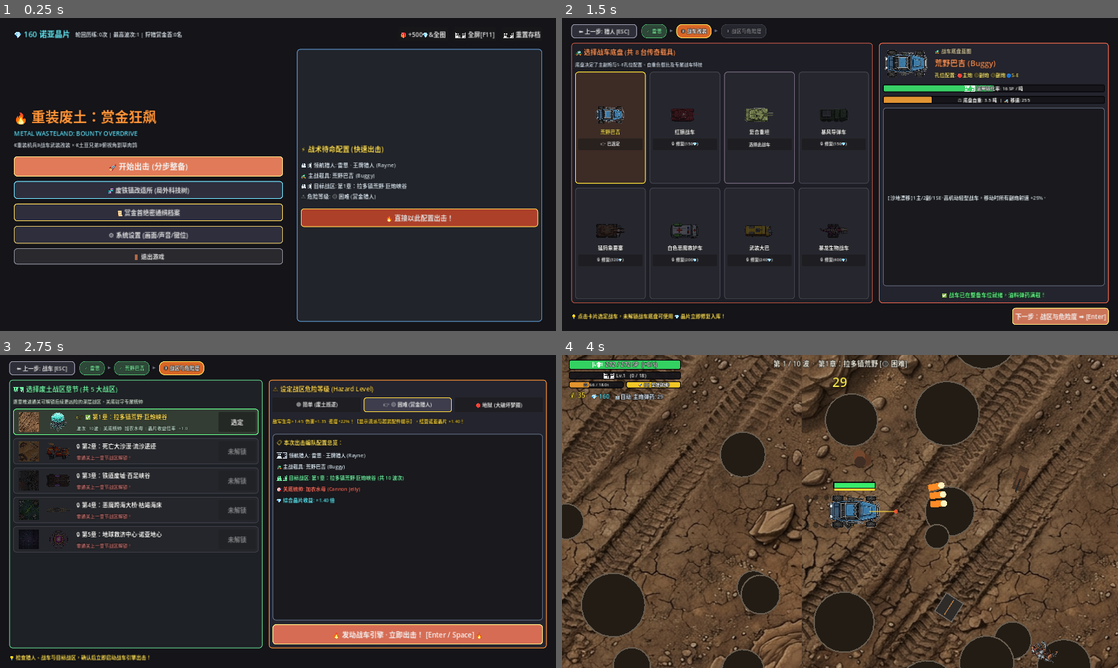
Above: before the commit, frames 1-4 (two rows, left to right).
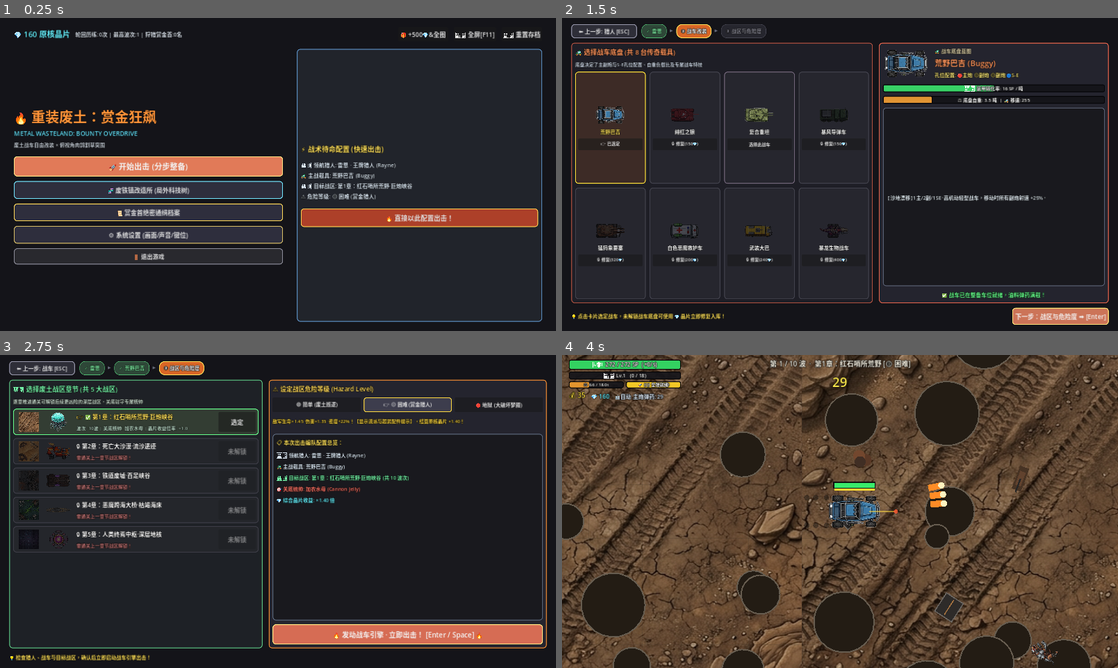
Above: after the commit, the same moments.

Repository: kengkong0/metal-wasteland-godot
Game: Godot game, scene res://scenes/Main.tscn
The game is run twice, just before and just after one commit, with the same random seed, the same clock (stepped at 60 frames per second) and the same inputs.
Inputs (mouse positions are in pixels of both pictures, inside the frame that each line leads up to):
- Up to frame 1 (0.25 s): no input
- Up to frame 2 (1.5 s): click "🚀 开始出击 (分步整备)" at 0.5 s; click "下一步：战车整备 ➡️ [Enter]" at 1.25 s
- Up to frame 3 (2.75 s): click "下一步：战区与危险度 ➡️ [Enter]" at 2 s
- Up to frame 4 (4 s): click "🔥 发动战车引擎 · 立即出击！ [Enter / Spa…" at 2.75 s; tap Enter (ui_accept) at 3.5, 3.77 s; move the mouse to (962, 495) at 3.52 s; hold D (move_right) from 3.53 s (still down); tap Q (all_out_attack) at 3.6 s; click (962, 495) at 3.67 s

The runs differ from the first frame. In frame 1, 0.5% of the frame differs, in the area x 2-75%, y 3-55%; in frame 2, less than 0.1%; in frame 3, 0.4%; in frame 4, 0.4%.

Commit message:
refactor(ip-safety): replace metal max proprietary names with original sci-fi lore (Crimson Wolf, Master Omega Core, Dr. Tesla, Max dog)

Diff:
--- a/project.godot
+++ b/project.godot
@@ -11,7 +11,7 @@
 [application]
 
 config/name="重装废土：赏金狂飙 (Metal Wasteland: Bounty Overdrive)"
-config/description="《重装机兵》战车改装与赏金首狩猎 × 《土豆兄弟》俯视角波次割草肉鸽"
+config/description="废土战车自由改装与赏金首狩猎 × 俯视角波次割草肉鸽"
 run/main_scene="res://scenes/Main.tscn"
 config/features=PackedStringArray("4.2", "Forward Plus")
 config/icon="res://icon.svg"
--- a/scripts/autoload/GameData.gd
+++ b/scripts/autoload/GameData.gd
@@ -2,7 +2,7 @@
 ## 《重装废土：赏金狂飙》 - 核心配置与图鉴数据库 (对应 GDD v1.0)
 ## 包含：6大猎人、8大底盘、武器库(主炮/副炮/S-E/Boss专属红武)、引擎库、C装置库、6大羁绊、10大赏金首。
 
-const RARITY_NAMES: Array = ["普通(★1)", "精良(★2)", "稀有(★3)", "史诗(★4)", "红狼传奇(★5)", "【神话超武(★6)】"]
+const RARITY_NAMES: Array = ["普通(★1)", "精良(★2)", "稀有(★3)", "史诗(★4)", "绯红传奇(★5)", "【神话超武(★6)】"]
 const RARITY_COLORS: Array = [
 	Color(0.82, 0.82, 0.82), # ★1 白
 	Color(0.35, 0.88, 0.45), # ★2 绿
@@ -116,8 +116,8 @@
 		"char_name": "雷恩 (Rayne)",
 		"title": "废土红鹰 · 主炮寻宝专家",
 		"quote": "“只要战车的引擎还在跳动，荒原上就没有我追不上的赏金首！”",
-		"bio": "在钢铁与风沙中长大的热血赤发少年。为了寻找失踪的父亲以及传说中击溃超级计算机诺亚的‘红狼’战车，他驾驶着由废铁手工打磨拼装的巴吉越野车踏上荒漠。凭借天生敏锐的直觉，他能在极限绝境中捕捉到赏金首的装甲弱点与地下埋藏的金属宝箱。",
-		"recommended_chassis": "荒野巴吉 (Buggy) / 艾布拉姆斯 (Abrams)",
+		"bio": "在钢铁与风沙中长大的热血赤发少年。为了寻找失踪的父亲以及传说中击溃终末智脑的‘绯红孤狼’战车，他驾驶着由废铁手工打磨拼装的巴吉越野车踏上荒漠。凭借天生敏锐的直觉，他能在极限绝境中捕捉到赏金首的装甲弱点与地下埋藏的金属宝箱。",
+		"recommended_chassis": "荒野巴吉 (Buggy) / 复合重坦 (Abrams)",
 		"trait_tags": ["主炮高爆", "赏金宝箱", "热血少年"],
 		"unlock_cost": 0,
 		"color": Color(0.95, 0.65, 0.20),
@@ -131,12 +131,12 @@
 	},
 	"lone_wolf": {
 		"id": "lone_wolf",
-		"name": "克莱因 · 红狼传人 (Klein)",
+		"name": "克莱因 · 绯红孤狼 (Klein)",
 		"char_name": "克莱因 (Klein)",
-		"title": "绯红孤狼 · 极限单主炮狙击手",
-		"quote": "“闪开。红狼的炮火从不落空，这一击会把整座要塞撕成碎片。”",
-		"bio": "身裹染血深红防风斗篷的冷冽赏金猎人。黑发赤瞳，沉默少言，贯彻‘一发入魂’的绝对炮术美学。传闻他曾在雷鸣要塞一人一车击落三架诺亚近地巡航艇。当他如狼般的血色眼眸锁定目标时，死亡倒计时便已开始。",
-		"recommended_chassis": "红狼战车 (R-Wolf) / 暴龙双炮车 (Tyrannos)",
+		"title": "绯红死神 · 极限单主炮狙击手",
+		"quote": "“闪开。绯红孤狼的炮火从不落空，这一击会把整座要塞撕成碎片。”",
+		"bio": "身裹染血深红防风斗篷的冷冽赏金猎人。黑发赤瞳，沉默少言，贯彻‘一发入魂’的绝对炮术美学。传闻他曾在雷鸣要塞一人一车击落三架近地巡航战舰。当他如狼般的血色眼眸锁定目标时，死亡倒计时便已开始。",
+		"recommended_chassis": "绯红之狼 (Crimson-Wolf) / 暴龙双炮车 (Tyrannos)",
 		"trait_tags": ["单炮极致", "超高暴击", "冷酷孤狼"],
 		"unlock_cost": 120,
 		"color": Color(0.92, 0.22, 0.18),
@@ -175,7 +175,7 @@
 		"title": "东洋修罗 · 机械外骨骼肉搏大师",
 		"quote": "“东方武道的终极奥义——这一拳，连百吨主战坦克也能彻底击穿！”",
 		"bio": "来自隐秘东方避难所的古武道传人。身着融合了高弹纳米纤维的无袖战术旗袍，双臂配备重工业碳纤维格斗外骨骼。性格英气豪爽，坚信人类血肉之躯在极限锤炼与东方内劲加持下，不仅能凌驾于冰冷的钢铁之上，甚至能将战车视作发射飞踢的弹药！",
-		"recommended_chassis": "荒野巴吉 (Buggy) / 导弹战车 (Missile Carrier)",
+		"recommended_chassis": "荒野巴吉 (Buggy) / 暴风导弹车 (Missile Carrier)",
 		"trait_tags": ["肉搏飞踢", "自爆核击", "飒爽英气"],
 		"unlock_cost": 160,
 		"color": Color(0.95, 0.40, 0.65),
@@ -189,11 +189,11 @@
 	},
 	"pochi": {
 		"id": "pochi",
-		"name": "波奇 · 生化柴犬 (Pochi)",
-		"char_name": "波奇 (Pochi)",
+		"name": "麦克斯 · 战术柴犬 (Max)",
+		"char_name": "麦克斯 (Max)",
 		"title": "荒原神犬 · 敏捷突袭与基因吞噬",
-		"quote": "“汪呜！(柴犬警惕地立起耳朵，背上的微型加特林发出清脆的上膛声)”",
-		"bio": "明奇博士最引以为傲的生化奇迹改造萌宠。一只眼神聪明机警、毛发蓬松金黄的秋田柴犬，脖子上戴着红色冒险围巾与风镜。背部搭载高科技轻量化旋转加特林机枪，拥有远超普通猎犬的极速飞奔能力与惊人的基因吞噬本能，是废土每位老猎人梦寐以求的灵魂战友。",
+		"quote": "“汪呜！(麦克斯警惕地立起耳朵，背上的微型加特林发出清脆的上膛声)”",
+		"bio": "特斯拉博士最引以为傲的生化奇迹改造萌宠。一只眼神聪明机警、毛发蓬松金黄的秋田柴犬，脖子上戴着红色冒险围巾与风镜。背部搭载高科技轻量化旋转加特林机枪，拥有远超普通猎犬的极速飞奔能力与惊人的基因吞噬本能，是废土每位老猎人梦寐以求的灵魂战友。",
 		"recommended_chassis": "武装大巴 (Battle Bus) / 荒野巴吉 (Buggy)",
 		"trait_tags": ["极速游击", "基因成长", "萌系战犬"],
 		"unlock_cost": 220,
@@ -212,8 +212,8 @@
 		"char_name": "伊戈尔 (Igor)",
 		"title": "雷法秘术 · 元素异常与电击傀儡",
 		"quote": "“电极已就绪……呵呵，愿九天雷霆与高压电弧超度尔等机械残骸。”",
-		"bio": "随身悬挂神秘符文电极管的银发紫瞳少年，明奇博士唯一的亲传炼金术士兼东方雷法修习者。性格优雅慵懒却心怀玄机，擅长将古老东方五行雷火与现代赛博生化科技交织。谈笑间即可召唤布满特斯拉电弧的高压僵尸傀儡，将整座机械兽潮化为灰烬。",
-		"recommended_chassis": "导弹战车 (Missile Carrier) / 艾布拉姆斯 (Abrams)",
+		"bio": "随身悬挂神秘符文电极管的银发紫瞳少年，特斯拉博士唯一的亲传炼金术士兼东方雷法修习者。性格优雅慵懒却心怀玄机，擅长将古老东方五行雷火与现代赛博生化科技交织。谈笑间即可召唤布满特斯拉电弧的高压机甲傀儡，将整座机械兽潮化为灰烬。",
+		"recommended_chassis": "暴风导弹车 (Missile Carrier) / 复合重坦 (Abrams)",
 		"trait_tags": ["雷火元素", "电击傀儡", "神秘方士"],
 		"unlock_cost": 280,
 		"color": Color(0.65, 0.42, 0.95),
@@ -248,7 +248,7 @@
 	},
 	"r_wolf": {
 		"id": "r_wolf",
-		"name": "红狼战车 (R-Wolf)",
+		"name": "绯红之狼 (Crimson Wolf)",
 		"unlock_cost": 150,
 		"slots": ["MAIN", "MAIN", "SUB", "SE", "SE"],
 		"base_weight": 8.0,
@@ -256,7 +256,7 @@
 		"base_sp": 130.0,
 		"speed": 220.0,
 		"color": Color(0.85, 0.18, 0.15),
-		"desc": "【深红连星】2主/1副/2SE。传奇猎人红狼座驾，主炮暴击时 30% 概率立即免费追加发射一发！",
+		"desc": "【深红连星】2主/1副/2SE。传说游侠座驾，主炮暴击时 30% 概率立即免费追加发射一发！",
 		"starter_weapons": ["cannon_105mm", "mg_77mm"],
 		"starter_engine": "eng_bulldog_v8",
 		"starter_c_unit": "cu_type66"
@@ -375,7 +375,7 @@
 		"id": "cannon_cement", "name": "水泥弹发射器", "slot": "MAIN", "min_rarity": 1,
 		"weight": 3.5, "base_dmg": 70.0, "cooldown": 2.3, "ammo": 16, "cost": 80,
 		"proj_speed": 560.0, "splash": 110.0, "burst": 1, "effect": "cement", "tags": ["artillery", "bio"],
-		"desc": "重装机兵经典神器！命中使范围敌人减速60%并削减25点护甲。"
+		"desc": "废土经典控场神器！命中使范围敌人减速60%并削减25点护甲。"
 	},
 	"cannon_195mm": {
 		"id": "cannon_195mm", "name": "195mm 爆裂巨炮", "slot": "MAIN", "min_rarity": 2,
@@ -384,10 +384,10 @@
 		"desc": "重型火炮，爆炸时向四周分裂出 5 颗子母高爆弹二次轰炸。"
 	},
 	"cannon_205_peony": {
-		"id": "cannon_205_peony", "name": "205mm 红牡丹", "slot": "MAIN", "min_rarity": 3,
+		"id": "cannon_205_peony", "name": "205mm 绯红牡丹", "slot": "MAIN", "min_rarity": 3,
 		"weight": 10.5, "base_dmg": 390.0, "cooldown": 3.5, "ammo": 10, "cost": 175,
 		"proj_speed": 680.0, "splash": 135.0, "burst": 1, "crit_bonus": 0.35, "tags": ["artillery"],
-		"desc": "名炮【红牡丹】！极高暴击倍率(2.5x)，对半血以下目标必定暴击。"
+		"desc": "名炮【绯红牡丹】！极高暴击倍率(2.5x)，对半血以下目标必定暴击。"
 	},
 	"cannon_cosmic_laser": {
 		"id": "cannon_cosmic_laser", "name": "SE-宇宙激光主炮", "slot": "MAIN", "min_rarity": 3,
@@ -494,13 +494,13 @@
 
 	# --- 六大隐藏合成【神话超武 (MYTHIC SUPER WEAPONS)】 ---
 	"evo_red_wolf": {
-		"id": "evo_red_wolf", "name": "★【超武】血色红狼·双星歼灭炮", "slot": "MAIN", "min_rarity": 5, "is_evo": true,
+		"id": "evo_red_wolf", "name": "★【超武】绯红双星·超重歼灭炮", "slot": "MAIN", "min_rarity": 5, "is_evo": true,
 		"weight": 4.0, "base_dmg": 520.0, "cooldown": 0.75, "ammo": 999, "cost": 500,
 		"proj_speed": 960.0, "splash": 150.0, "burst": 2, "crit_bonus": 1.0, "effect": "cluster", "tags": ["artillery", "lone_cub"],
-		"desc": "【皇家加农/红牡丹 + 火神加特林 融合超武】无限弹药深红等离子速射双星炮，100%必定暴击并引发十字爆破！"
+		"desc": "【皇家加农/绯红牡丹 + 火神加特林 融合超武】无限弹药深红等离子速射双星炮，100%必定暴击并引发十字爆破！"
 	},
 	"evo_omega_railgun": {
-		"id": "evo_omega_railgun", "name": "★【超武】Ω 诺亚天谴轨道炮", "slot": "MAIN", "min_rarity": 5, "is_evo": true,
+		"id": "evo_omega_railgun", "name": "★【超武】Ω 泰坦天谴轨道炮", "slot": "MAIN", "min_rarity": 5, "is_evo": true,
 		"weight": 4.2, "base_dmg": 480.0, "cooldown": 1.35, "ammo": 999, "cost": 500,
 		"proj_speed": 1600.0, "splash": 80.0, "burst": 1, "pierce": 15, "effect": "omega_laser", "tags": ["artillery", "bio", "missile"],
 		"desc": "【SE-宇宙激光炮 + 特斯拉电弧 融合超武】贯穿全屏的紫金雷霆轨道炮，命中后在全场10个敌人间弹跳高压天谴闪电！"
@@ -512,7 +512,7 @@
 		"desc": "【ATM追踪导弹 + 龙卷风多管火箭 融合超武】全自动核子导弹母巢，每2.2秒倾泻20枚高爆钻地追踪飞弹洗地！"
 	},
 	"evo_plague_inferno": {
-		"id": "evo_plague_inferno", "name": "★【超武】明奇的炼狱黑死病", "slot": "SUB", "min_rarity": 5, "is_evo": true,
+		"id": "evo_plague_inferno", "name": "★【超武】特斯拉的炼狱黑死病", "slot": "SUB", "min_rarity": 5, "is_evo": true,
 		"weight": 1.8, "base_dmg": 95.0, "cooldown": 0.14, "cost": 500,
 		"proj_speed": 620.0, "range": 440.0, "pierce": 6, "effect": "plague_fire", "tags": ["bio", "tycoon"],
 		"desc": "【强酸喷雾器 + 地狱火焰喷射器 融合超武】喷射翠绿炼狱酸火，瞬间融化18点护甲并叠满灼烧，死后触发连环尸爆！"
@@ -537,14 +537,14 @@
 const SUPER_EVOLUTIONS: Array = [
 	{
 		"result": "evo_red_wolf",
-		"name": "★【超武】血色红狼·双星歼灭炮",
+		"name": "★【超武】绯红双星·超重歼灭炮",
 		"comp_a": ["cannon_105mm", "cannon_205_peony"],
 		"comp_b": ["mg_vulcan"],
-		"formula_text": "【105mm皇家加农 / 205mm红牡丹 (★4)】 + 【火神六管加特林 (★4)】"
+		"formula_text": "【105mm皇家加农 / 205mm绯红牡丹 (★4)】 + 【火神六管加特林 (★4)】"
 	},
 	{
 		"result": "evo_omega_railgun",
-		"name": "★【超武】Ω 诺亚天谴轨道炮",
+		"name": "★【超武】Ω 泰坦天谴轨道炮",
 		"comp_a": ["cannon_cosmic_laser"],
 		"comp_b": ["sub_tesla"],
 		"formula_text": "【SE-宇宙激光主炮 (★4)】 + 【特斯拉连锁电弧 (★4)】"
@@ -558,7 +558,7 @@
 	},
 	{
 		"result": "evo_plague_inferno",
-		"name": "★【超武】明奇的炼狱黑死病",
+		"name": "★【超武】特斯拉的炼狱黑死病",
 		"comp_a": ["sub_acid"],
 		"comp_b": ["sub_flame"],
 		"formula_text": "【强酸腐蚀喷雾器 (★4)】 + 【地狱火焰喷射器 (★4)】"
@@ -594,7 +594,7 @@
 		"desc": "最大载重 28.0 吨，冲撞碾压伤害 +50%，移速 -5%。"
 	},
 	"eng_rwolf_turbo": {
-		"id": "eng_rwolf_turbo", "name": "红狼特制涡轮引擎", "rarity": 2,
+		"id": "eng_rwolf_turbo", "name": "绯红特制涡轮引擎", "rarity": 2,
 		"max_weight": 32.0, "speed_Bonus": 0.22, "main_dmg_bonus": 0.15, "cost": 140,
 		"desc": "最大载重 32.0 吨，移速 +22%，主炮伤害 +15%。"
 	},
@@ -604,7 +604,7 @@
 		"desc": "最大载重 46.0 吨！为巨炮与超厚SP装甲片提供澎湃动力。"
 	},
 	"eng_noah_fusion": {
-		"id": "eng_noah_fusion", "name": "诺亚核融超载引擎", "rarity": 4,
+		"id": "eng_noah_fusion", "name": "泰坦核融超载引擎", "rarity": 4,
 		"max_weight": 62.0, "speed_Bonus": 0.25, "all_dmg_bonus": 0.35, "cost": 290,
 		"desc": "【传奇】最大载重 62.0 吨，全伤害 +35%，移速 +25%！"
 	}
@@ -728,7 +728,7 @@
 		"behavior": "shield_guard"
 	},
 	"repair_bot": {
-		"id": "repair_bot", "name": "诺亚战地维修蜂", "hp": 90.0, "speed": 155.0, "dmg": 15.0,
+		"id": "repair_bot", "name": "机械战地维修蜂", "hp": 90.0, "speed": 155.0, "dmg": 15.0,
 		"armor": 12.0, "radius": 21.0, "xp": 2, "gold": 3, "color": Color(0.30, 0.95, 0.55),
 		"behavior": "healer"
 	},
@@ -758,7 +758,7 @@
 		"behavior": "elite_mortar"
 	},
 	"elite_cyber_executioner": {
-		"id": "elite_cyber_executioner", "name": "⚡【精英】诺亚量子处决者", "is_elite": true,
+		"id": "elite_cyber_executioner", "name": "⚡【精英】天穹量子处决者", "is_elite": true,
 		"hp": 1080.0, "speed": 142.0, "dmg": 58.0, "armor": 54.0, "radius": 40.0,
 		"xp": 8, "gold": 20, "color": Color(0.85, 0.25, 0.85),
 		"behavior": "elite_blinker"
@@ -791,7 +791,7 @@
 	},
 	{
 		"id": "boss_sand_shark",
-		"name": "沙漠之鲛·沙鲨 (Sand Shark)",
+		"name": "深沙巨鲛·地龙 (Sand Maw)",
 		"stars": 2, "min_wave": 5, "bounty": 380,
 		"hp": 3600.0, "armor": 48.0, "speed": 200.0, "dmg": 58.0, "radius": 60.0,
 		"color": Color(0.32, 0.48, 0.72),
@@ -801,7 +801,7 @@
 	},
 	{
 		"id": "boss_skunks",
-		"name": "臭鼬军团长·斯卡鲁 (Skunks)",
+		"name": "狂飙沙盗首领·斯卡普 (Scarp)",
 		"stars": 2, "min_wave": 7, "bounty": 480,
 		"hp": 4600.0, "armor": 38.0, "speed": 245.0, "dmg": 54.0, "radius": 50.0,
 		"color": Color(0.88, 0.35, 0.18),
@@ -821,13 +821,13 @@
 	},
 	{
 		"id": "boss_gomez",
-		"name": "掠夺王·戈麦斯 (Gomez)",
+		"name": "荒原劫掠王·巴洛克 (Baroque)",
 		"stars": 3, "min_wave": 11, "bounty": 850,
 		"hp": 7600.0, "armor": 68.0, "speed": 155.0, "dmg": 78.0, "radius": 58.0,
 		"color": Color(0.45, 0.32, 0.25),
 		"mechanic": "emp_stealth",
 		"reward_weapon": "cannon_cosmic_laser",
-		"desc": "★★★☆☆ | 红狼宿敌！投掷烟雾隐身，发射电磁网减速并蓄力轰击。"
+		"desc": "★★★☆☆ | 宿命死敌！投掷烟雾隐身，发射电磁网减速并蓄力轰击。"
 	},
 	{
 		"id": "boss_chimera",
@@ -861,7 +861,7 @@
 	},
 	{
 		"id": "boss_noah",
-		"name": "灭世主脑·诺亚核心 (Master NOAH)",
+		"name": "终焉主脑·原核矩阵 (Master OMEGA CORE)",
 		"stars": 5, "min_wave": 20, "bounty": 5000,
 		"hp": 26000.0, "armor": 100.0, "speed": 120.0, "dmg": 120.0, "radius": 88.0,
 		"color": Color(0.95, 0.20, 0.45),
@@ -921,14 +921,14 @@
 	},
 	{
 		"id": "mince_defib_lv2",
-		"name": "⚡ 明奇卫星轨道除颤仪",
+		"name": "⚡ 特斯拉轨道除颤卫星",
 		"cost": 320,
 		"desc": "除车库复活外，每局额外获得 1 次【战场原地满血电击复苏】：步兵HP归零时降下雷霆满血复活并麻痹全场！"
 	}
 ]
 
 # ============================================================================
-# 11. 局外永久数值强化科技树 (META_UPGRADES —— 明奇与多拉姆改造所)
+# 11. 局外永久数值强化科技树 (META_UPGRADES —— 特斯拉重工改造所)
 # ============================================================================
 const META_UPGRADES: Array = [
 	{
@@ -973,7 +973,7 @@
 	},
 	{
 		"id": "meta_crit_dodge",
-		"name": "💻 诺亚量子火控校准",
+		"name": "💻 天穹量子火控校准",
 		"max_lv": 6,
 		"base_cost": 65,
 		"cost_step": 45,
@@ -1004,7 +1004,7 @@
 	{
 		"id": "map_1",
 		"index": 0,
-		"name": "第1章：拉多镇荒野·巨炮峡谷",
+		"name": "第1章：红石哨所荒野·巨炮峡谷",
 		"waves": 10,
 		"hp_mult": 1.0,
 		"dmg_mult": 1.0,
@@ -1033,7 +1033,7 @@
 		"bg_color": Color(0.28, 0.19, 0.11),
 		"grid_color": Color(0.35, 0.24, 0.14),
 		"border_color": Color(0.95, 0.65, 0.20),
-		"desc": "【炽热沙海】小怪：猎犬/毒气桶/酸蜗牛/迫击炮蟹 | 精英：喷火装甲车 | 赏金首：【沙鲨】&【臭鼬斯卡鲁】"
+		"desc": "【炽热沙海】小怪：猎犬/毒气桶/酸蜗牛/迫击炮蟹 | 精英：喷火装甲车 | 赏金首：【深沙巨鲛】&【狂飙斯卡普】"
 	},
 	{
 		"id": "map_3",
@@ -1050,7 +1050,7 @@
 		"bg_color": Color(0.15, 0.16, 0.18),
 		"grid_color": Color(0.21, 0.22, 0.25),
 		"border_color": Color(0.50, 0.75, 0.92),
-		"desc": "【工业废墟】小怪：远程狙击炮/护盾卫士/战地维修蜂 | 精英：导弹巨兽 | 赏金首：【百足列车】&【戈麦斯】"
+		"desc": "【工业废墟】小怪：远程狙击炮/护盾卫士/战地维修蜂 | 精英：导弹巨兽 | 赏金首：【百足列车】&【劫掠王巴洛克】"
 	},
 	{
 		"id": "map_4",
@@ -1072,7 +1072,7 @@
 	{
 		"id": "map_5",
 		"index": 4,
-		"name": "第5章：地球救济中心·诺亚地心",
+		"name": "第5章：人类终焉中枢·深层地核",
 		"waves": 10,
 		"hp_mult": 5.50,
 		"dmg_mult": 3.00,
@@ -1084,7 +1084,7 @@
 		"bg_color": Color(0.13, 0.09, 0.18),
 		"grid_color": Color(0.20, 0.13, 0.28),
 		"border_color": Color(0.95, 0.25, 0.60),
-		"desc": "【终局要塞】全特种军团混编 | 精英：诺亚量子处决者 | 赏金首：【重装帕鲁】&【灭世主脑·诺亚】"
+		"desc": "【终局要塞】全特种军团混编 | 精英：天穹量子处决者 | 赏金首：【重装帕鲁】&【终焉主脑·原核矩阵】"
 	}
 ]
 
@@ -1118,7 +1118,7 @@
 		"bonus_start_gold": 0,
 		"show_hints": true,
 		"color": Color(1.00, 0.85, 0.25),
-		"desc": "敌军生命×1.45、伤害×1.35、密度+22%！【显示流派与超武配件提示】，结算诺亚晶片 ×1.40！"
+		"desc": "敌军生命×1.45、伤害×1.35、密度+22%！【显示流派与超武配件提示】，结算原核晶片 ×1.40！"
 	},
 	"hell": {
 		"id": "hell",
@@ -1132,7 +1132,7 @@
 		"bonus_start_gold": 0,
 		"show_hints": false,
 		"color": Color(1.00, 0.28, 0.25),
-		"desc": "敌军生命×2.35、伤害×1.90、密度+50%！【硬核盲配：隐藏所有流派与超武合成提示】，结算晶片 ×2.30！"
+		"desc": "敌军生命×2.35、伤害×1.90、密度+50%！【硬核盲配：隐藏所有流派与超武合成提示】，结算原核晶片 ×2.30！"
 	}
 }
 
--- a/scripts/autoload/GameState.gd
+++ b/scripts/autoload/GameState.gd
@@ -1,5 +1,5 @@
 extends Node
-## 《重装废土：赏金狂飙》 - 全局状态机、局外永久存档与《重装机兵》载重=SP 核心公式引擎
+## 《重装废土：赏金狂飙》 - 全局状态机、局外永久存档与战车载重=SP 核心公式引擎
 
 signal stats_updated
 signal meta_updated
@@ -34,7 +34,7 @@
 # ============================================================================
 # 一、 局外永久养成与轮回存档数据 (Meta-Progression)
 # ============================================================================
-var noah_chips: int = 160 # 局外永久货币：诺亚晶片 💎 (新档默认赠送160晶片供体验)
+var noah_chips: int = 160 # 局外永久货币：原核晶片 💎 (新档默认赠送160晶片供体验)
 var unlocked_hunters: Array = ["bounty_hunter", "mechanic"]
 var unlocked_chassis: Array = ["buggy", "abrams"]
 var unlocked_features: Array = []
@@ -323,7 +323,7 @@
 func get_enemy_speed_multiplier() -> float:
 	return float(get_current_difficulty_def()["speed_mult"])
 
-# --- 轮回结束结算：将本局波次、击杀、赏金首与金币折算为【诺亚晶片 💎】并判定解锁下一张地图 ---
+# --- 轮回结束结算：将本局波次、击杀、赏金首与金币折算为【原核晶片 💎】并判定解锁下一张地图 ---
 func settle_run_rewards(is_victory: bool) -> Dictionary:
 	if run_already_settled:
 		return {"total": 0, "wave_chips": 0, "kill_chips": 0, "boss_chips": 0, "gold_chips": 0, "win_chips": 0, "chip_mult": 1.0, "unlocked_next_map": ""}
--- a/scripts/combat/Battlefield.gd
+++ b/scripts/combat/Battlefield.gd
@@ -741,7 +741,7 @@
 		wave_time_left = maxf(wave_time_left + 15.0, 45.0)
 		_spawn_wanted_boss(GameState.active_wanted_boss_id)
 
-	# 2. 红狼乱入救援
+	# 2. 绯红孤狼乱入救援
 	if boss_spawned_this_wave and not red_wolf_rescued_this_run and not player_tank.is_human_mode:
 		if player_tank.current_sp > 0.0 and player_tank.current_sp <= GameState.max_sp * 0.25:
 			_trigger_red_wolf_rescue()
@@ -855,7 +855,7 @@
 	trigger_screen_shake(16.0, 0.5)
 	banner_wanted.visible = true
 	banner_timer = 4.5
-	lbl_wanted_banner.text = "🔥 传奇猎人【红狼】驾驶红狼号乱入支援！！ 🔥"
+	lbl_wanted_banner.text = "🔥 传奇游侠【绯红孤狼】驾驶绯红之狼乱入支援！！ 🔥"
 
 	var p_pos: Vector2 = player_tank.global_position
 	fx_layer.spawn_laser_beam(Vector2(arena_rect.position.x, p_pos.y), Vector2(arena_rect.end.x, p_pos.y), Color(1.0, 0.2, 0.15), 18.0)
@@ -905,7 +905,7 @@
 
 func trigger_zombie_shock(pos: Vector2) -> void:
 	fx_layer.spawn_explosion(pos, 115.0, Color(0.55, 0.35, 1.0))
-	fx_layer.spawn_text(pos, "⚡明奇电击脉冲!", Color(0.65, 0.5, 1.0), 1.05)
+	fx_layer.spawn_text(pos, "⚡特斯拉电弧脉冲!", Color(0.65, 0.5, 1.0), 1.05)
 	for e in enemies_container.get_children():
 		if is_instance_valid(e) and pos.distance_to(e.global_position) <= 130.0:
 			e.take_damage(75.0 + GameState.level * 12.0, false, "electric", pos, false)
--- a/scripts/combat/DropItem.gd
+++ b/scripts/combat/DropItem.gd
@@ -1,5 +1,5 @@
 extends Node2D
-## 战场掉落物节点：废铁零件(XP)、赏金金币(G)、装甲维修包(SP)、波奇基因肉块、埋藏金属宝箱
+## 战场掉落物节点：废铁零件(XP)、赏金金币(G)、装甲维修包(SP)、战犬基因肉块、埋藏金属宝箱
 
 var drop_type: String = "scrap" # "scrap", "gold", "sp_kit", "bio_meat", "buried_chest"
 var value: int = 1
--- a/scripts/combat/Enemy.gd
+++ b/scripts/combat/Enemy.gd
@@ -215,7 +215,7 @@
 				attack_timer = 2.3
 				bf.spawn_enemy_projectile(global_position, dir, 340.0, contact_dmg, Color(0.35, 0.80, 1.0), 6.5)
 
-		"healer": # 诺亚战地维修蜂：寻找场上受伤的精英怪/Boss并为其回血！
+		"healer": # 机械战地维修蜂：寻找场上受伤的精英怪/Boss并为其回血！
 			var heal_target: Node2D = null
 			var best_score: float = -1.0
 			for other in bf.enemies_container.get_children():
@@ -280,7 +280,7 @@
 				for i in range(6):
 					bf.spawn_enemy_projectile(global_position, Vector2.from_angle(TAU * i / 6.0), 310.0, contact_dmg * 0.9, Color(1.0, 0.75, 0.25), 7.0)
 
-		"elite_blinker": # ⚡【精英】诺亚量子处决者：周期瞬移闪烁到玩家附近释放十字激光
+		"elite_blinker": # ⚡【精英】天穹量子处决者：周期瞬移闪烁到玩家附近释放十字激光
 			global_position += dir * move_speed * spd_mult * delta
 			if skill_timer <= 0.0:
 				skill_timer = 3.4
@@ -371,7 +371,7 @@
 				for i in range(train_segments_left):
 					bf.spawn_enemy_projectile(segment_trail[i], (target_pos - segment_trail[i]).normalized(), 360.0, contact_dmg * 0.75)
 
-		"emp_stealth": # ★★★ 掠夺王·戈麦斯
+		"emp_stealth": # ★★★ 荒原劫掠王·巴洛克
 			facing_angle = dir.angle()
 			global_position += dir * move_speed * spd_mult * delta
 			if skill_timer <= 0.0:
@@ -411,7 +411,7 @@
 						SoundManager.play("cannon_heavy", 0.05, 1.0)
 						bf.spawn_enemy_projectile(p_world, dir, 540.0, contact_dmg * 1.6, Color(1.0, 0.35, 0.1), 13.0)
 
-		"magnet_laser", "noah_core": # ★★★★★ 重装帕鲁 & 灭世主脑·诺亚核心
+		"magnet_laser", "noah_core": # ★★★★★ 重装帕鲁 & 终焉主脑·原核矩阵
 			facing_angle += delta * 1.4
 			global_position += dir * move_speed * spd_mult * delta
 			# 引力牵引玩家
@@ -541,11 +541,11 @@
 
 func _die(bf: Node, crit_main_kill: bool) -> void:
 	GameState.total_kills += 1
-	# 红狼传人：主炮暴击击杀返还1发弹药
+	# 绯红孤狼：主炮暴击击杀返还1发弹药
 	if crit_main_kill and GameState.selected_hunter_id == "lone_wolf" and is_instance_valid(bf.player_tank):
 		bf.player_tank.refill_all_ammo(1)
 
-	# 明奇学徒：元素击杀20%概率生成带电僵尸激光电击周围敌人
+	# 特斯拉学徒：元素击杀20%概率生成带电僵尸激光电击周围敌人
 	if GameState.bonus_stats.get("zombie_summon", false) and randf() < 0.22:
 		bf.trigger_zombie_shock(global_position)
 
--- a/scripts/combat/PlayerTank.gd
+++ b/scripts/combat/PlayerTank.gd
@@ -327,7 +327,7 @@
 		var splash: float = float(w_def.get("splash", 60.0))
 		var p_spd: float = float(w_def.get("proj_speed", 650.0))
 
-		# 判定主炮连射 (红狼底盘暴击连射 / 99式神话C装置 / 重炮轰鸣6件)
+		# 判定主炮连射 (绯红之狼底盘暴击连射 / 99式神话C装置 / 重炮轰鸣6件)
 		var extra_shots: int = 0
 		if is_crit and GameState.selected_chassis_id == "r_wolf" and randf() < 0.35:
 			extra_shots += 1
@@ -532,7 +532,7 @@
 				bf.trigger_screen_shake(14.0, 0.4)
 				bf.fx_layer.spawn_laser_beam(human_pos + Vector2(0, -450), human_pos, Color(0.35, 0.95, 1.0), 16.0)
 				bf.fx_layer.spawn_explosion(human_pos, 240.0, Color(0.35, 0.95, 1.0))
-				bf.fx_layer.spawn_text(human_pos, "⚡ 明奇卫星轨道除颤仪触发! 原地满血复苏! ⚡", Color(0.35, 1.0, 0.95), 1.55)
+				bf.fx_layer.spawn_text(human_pos, "⚡ 特斯拉轨道除颤卫星触发! 原地满血复苏! ⚡", Color(0.35, 1.0, 0.95), 1.55)
 				for e in bf.enemies_container.get_children():
 					if is_instance_valid(e):
 						e.take_damage(350.0, true, "electric", human_pos, false)
--- a/scripts/combat/Projectile.gd
+++ b/scripts/combat/Projectile.gd
@@ -159,7 +159,7 @@
 					if not weapon_id.is_empty():
 						GameState.record_weapon_damage(weapon_id, sub_dmg)
 
-	# 4. 特斯拉电弧 / Ω诺亚天谴轨道炮 连锁闪电
+	# 4. 特斯拉电弧 / Ω泰坦天谴轨道炮 连锁闪电
 	if effect_type == "electric" or effect_type == "omega_laser":
 		var jumps: int = 10 if effect_type == "omega_laser" else 3
 		var max_dist: float = 340.0 if effect_type == "omega_laser" else 210.0
--- a/scripts/ui/Main.gd
+++ b/scripts/ui/Main.gd
@@ -80,7 +80,7 @@
 # --- 赏金通缉图鉴界面引用 ---
 var bounties_grid: GridContainer
 
-# --- 明奇结算弹窗引用 ---
+# --- 特斯拉救护所结算弹窗引用 ---
 var mince_stats_vbox: VBoxContainer
 var btn_mince_continue: Button
 var btn_mince_settle_to_meta: Button
@@ -164,7 +164,7 @@
 	top_row.add_theme_constant_override("separation", 14)
 	root_vbox.add_child(top_row)
 
-	lbl_title_chips = _make_outlined_label("💎 0 诺亚晶片", 20, Color(0.40, 0.95, 1.0))
+	lbl_title_chips = _make_outlined_label("💎 0 原核晶片", 20, Color(0.40, 0.95, 1.0))
 	top_row.add_child(lbl_title_chips)
 
 	lbl_title_stats = _make_outlined_label("", 14, Color(0.85, 0.88, 0.92))
@@ -229,7 +229,7 @@
 	var sub_lbl := _make_outlined_label("METAL WASTELAND: BOUNTY OVERDRIVE", 16, Color(0.40, 0.90, 1.0))
 	title_box.add_child(sub_lbl)
 
-	var tip_lbl := _make_outlined_label("《重装机兵》战车武装改装 × 《土豆兄弟》俯视角割草肉鸽", 13, Color(0.75, 0.78, 0.82))
+	var tip_lbl := _make_outlined_label("废土战车自由改装 × 俯视角肉鸽割草突围", 13, Color(0.75, 0.78, 0.82))
 	title_box.add_child(tip_lbl)
 
 	# 按钮组
@@ -1248,7 +1248,7 @@
 
 # --- 刷新首页 ---
 func _refresh_title_view() -> void:
-	lbl_title_chips.text = "💎 %d 诺亚晶片" % GameState.noah_chips
+	lbl_title_chips.text = "💎 %d 原核晶片" % GameState.noah_chips
 	lbl_title_stats.text = "轮回历练:%d次 | 最高波次:%d | 狩猎赏金首:%d名" % [
 		GameState.lifetime_runs, GameState.best_wave, GameState.lifetime_bounties
 	]
@@ -1733,7 +1733,7 @@
 				lbl_meta_toast.text = "🎉 已永久解锁【%s】！" % f_def["name"]
 				_refresh_meta_view()
 			else:
-				lbl_meta_toast.text = "❌ 诺亚晶片不足，需要 %d 💎！" % int(f_def["cost"])
+				lbl_meta_toast.text = "❌ 原核晶片不足，需要 %d 💎！" % int(f_def["cost"])
 				SoundManager.play("cannon_empty", 0.1, 0.0)
 		)
 		row.add_child(btn)
@@ -1741,7 +1741,7 @@
 	# 2. 永久数值科技树 (带进度条)
 	for c in meta_upgrades_vbox.get_children():
 		c.queue_free()
-	meta_upgrades_vbox.add_child(_make_outlined_label("🧬 明奇与多拉姆改造所 (永久属性科技树)", 16, Color(0.90, 0.60, 1.0)))
+	meta_upgrades_vbox.add_child(_make_outlined_label("🧬 特斯拉重工改造所 (永久属性科技树)", 16, Color(0.90, 0.60, 1.0)))
 
 	for u_def in GameData.META_UPGRADES:
 		var u_id: String = u_def["id"]
@@ -1786,7 +1786,7 @@
 				lbl_meta_toast.text = "⚡ 【%s】已强化至 Lv.%d！" % [u_def["name"], lv + 1]
 				_refresh_meta_view()
 			else:
-				lbl_meta_toast.text = "❌ 诺亚晶片不足，需要 %d 💎！" % cost
+				lbl_meta_toast.text = "❌ 原核晶片不足，需要 %d 💎！" % cost
 				SoundManager.play("cannon_empty", 0.1, 0.0)
 		)
 		row.add_child(btn)
@@ -1854,11 +1854,11 @@
 	GameState.save_meta_data()
 
 	SoundManager.play("upgrade", 0.05, 1.2)
-	lbl_meta_toast.text = "🎉 已全额重置所有科技点，成功返还 %d 💎 诺亚晶片！" % total_refund
+	lbl_meta_toast.text = "🎉 已全额重置所有科技点，成功返还 %d 💎 原核晶片！" % total_refund
 	_refresh_meta_view()
 
 # ============================================================================
-# 明奇博士战绩与晶片结算弹窗
+# 特斯拉战地救护所与原核晶片结算弹窗
 # ============================================================================
 func _build_mince_modal() -> void:
 	mince_modal = Control.new()
@@ -1883,7 +1883,7 @@
 	vbox.add_theme_constant_override("separation", 12)
 	box.add_child(vbox)
 
-	var title := _make_outlined_label("⚡ 明奇博士研究所 — 轮回战绩与晶片结算 ⚡", 22, Color(0.45, 0.95, 1.0))
+	var title := _make_outlined_label("⚡ 特斯拉战地救护所 — 轮回战绩与原核晶片结算 ⚡", 22, Color(0.45, 0.95, 1.0))
 	title.horizontal_alignment = HORIZONTAL_ALIGNMENT_CENTER
 	vbox.add_child(title)
 
